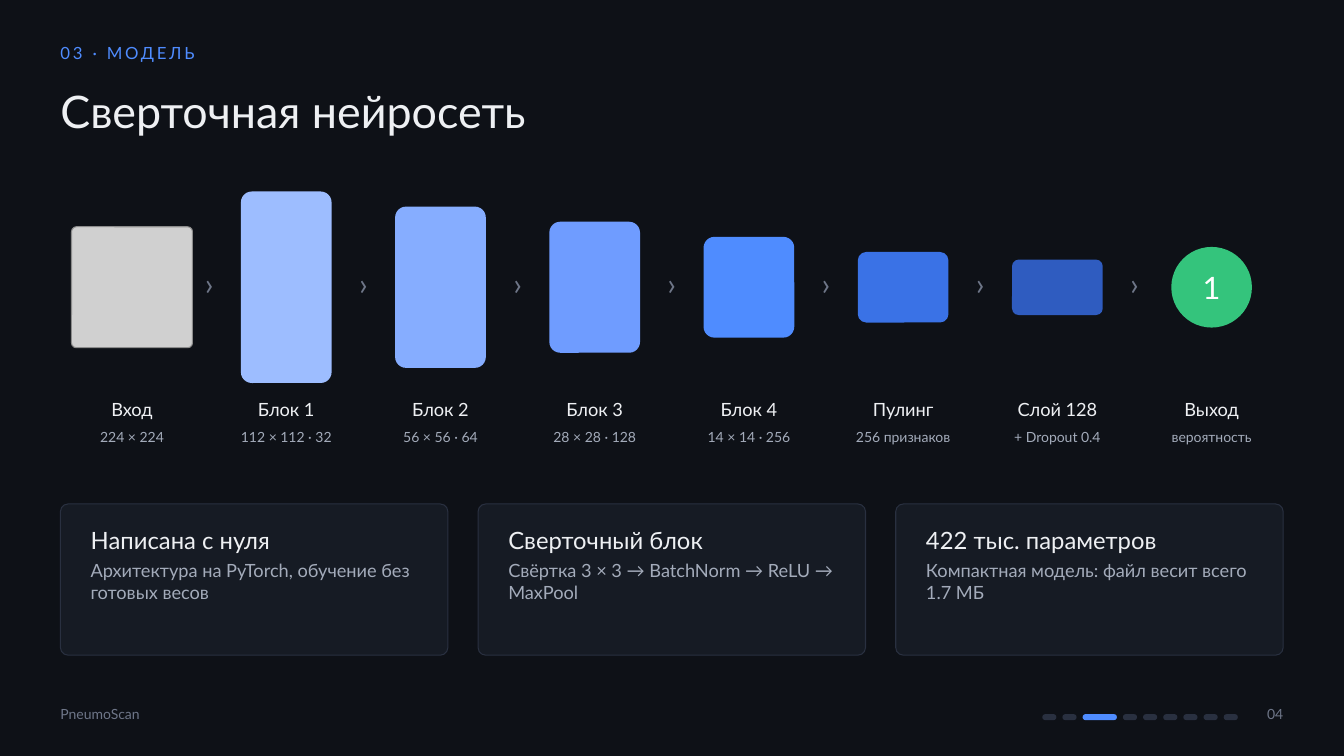
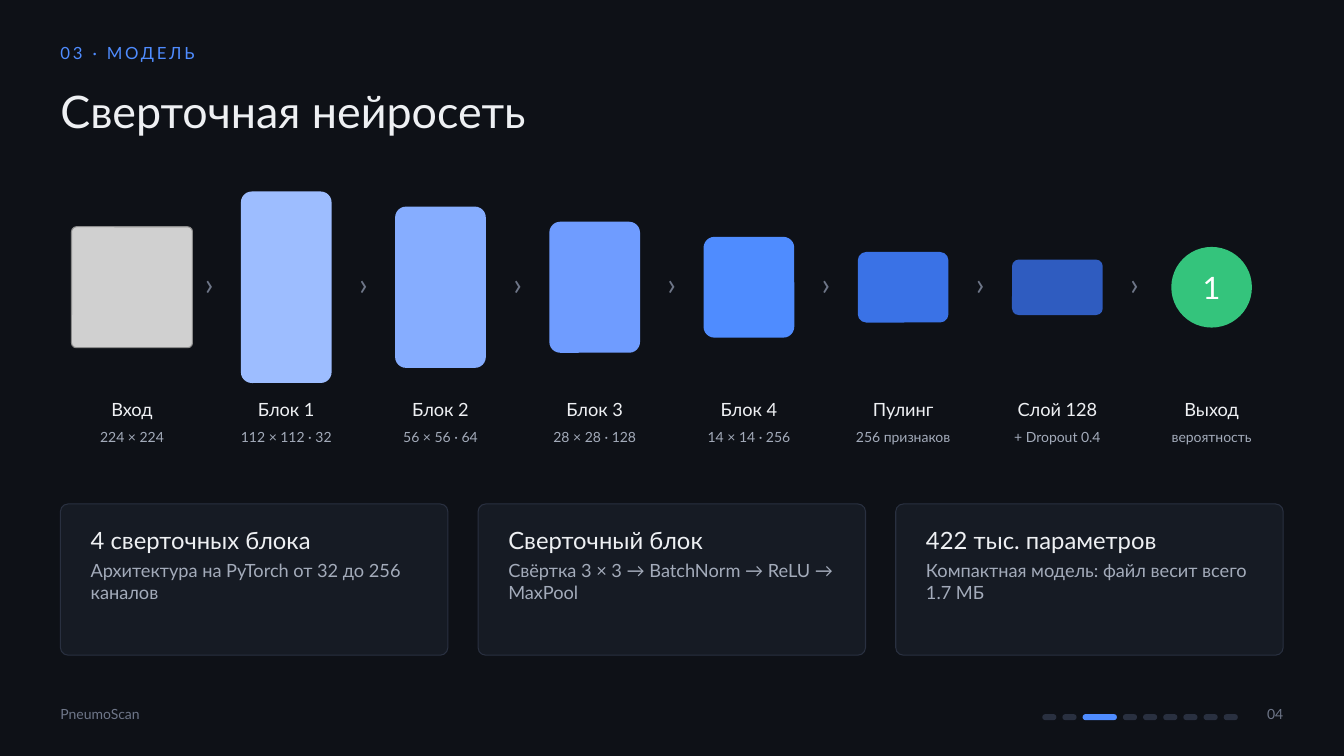
Before and after one commit to SolomonDi/Python-AI, a slide deck: slide 4 of PneumoScan_presentation.pptx. Drawn at 1344x756 pixels with LibreOffice and Linux fonts; fonts in the diff are those of the drawing; grey boxes stand for pictures; background and template pictures are left out. Boxes give left, top, right and bottom in pixels: in the first picture for what was removed or moved away, otherwise in the second. Text is boxed around its words. In the diff, an @@ line names an element or a change of style, - is before the commit and + after.

```diff
--- a/PneumoScan_presentation.pptx
+++ b/PneumoScan_presentation.pptx
@@ text at bbox=[91, 532, 401, 599]: text changed @@
-Написана с нуля
-Архитектура на PyTorch, обучение без готовых весов
+4 сверточных блока
+Архитектура на PyTorch от 32 до 256 каналов
```
Also in this commit, not shown: 2 other slides changed, 1 other file.
